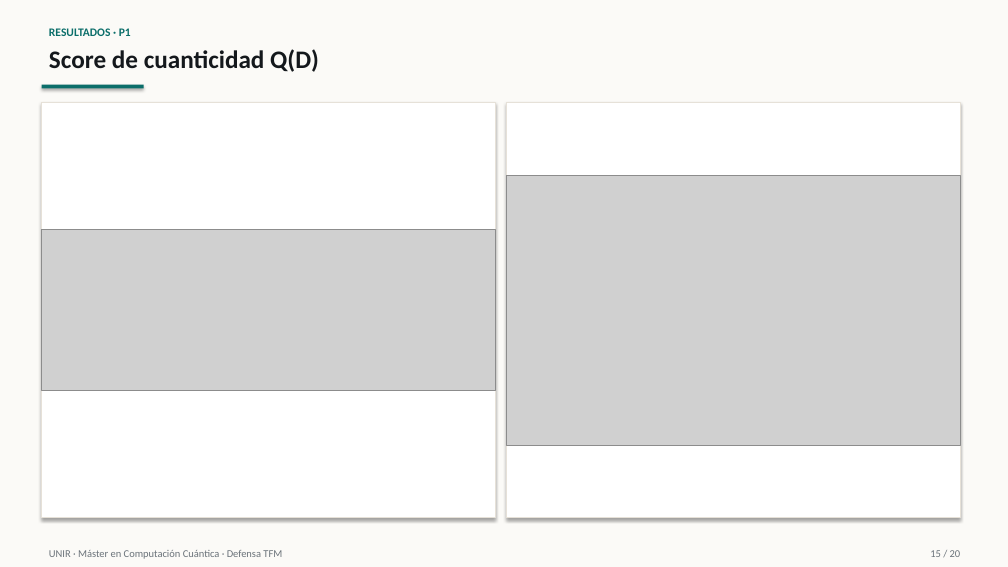
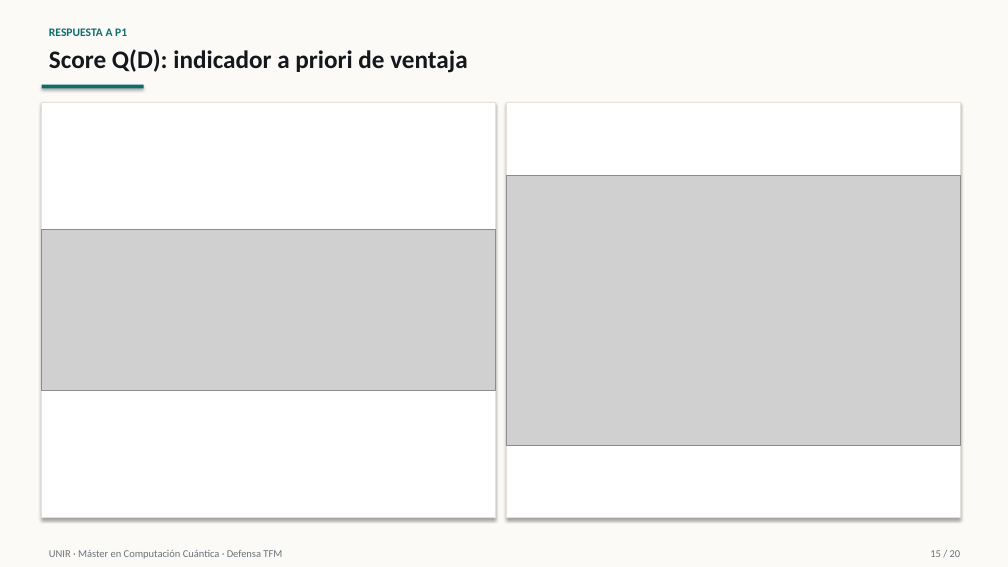
Before and after one commit to juandapradam12/OldUNIR-MasterQC-QuantumAdvantageInDataScienceOld, a slide deck: slide 15 of Entregas/Defensa/Defensa_TFM_QuantumAdvantage.pptx. Drawn at 1008x567 pixels with LibreOffice and Linux fonts; fonts in the diff are those of the drawing; grey boxes stand for pictures. Boxes give left, top, right and bottom in pixels: in the first picture for what was removed or moved away, otherwise in the second. Text is boxed around its words. In the diff, an @@ line names an element or a change of style, - is before the commit and + after.

```diff
--- a/Entregas/Defensa/Defensa_TFM_QuantumAdvantage.pptx
+++ b/Entregas/Defensa/Defensa_TFM_QuantumAdvantage.pptx
@@ text at bbox=[49, 28, 127, 36]: text changed @@
-RESULTADOS · P1
+RESPUESTA A P1
@@ text at bbox=[49, 49, 467, 73]: text changed @@
-Score de cuanticidad Q(D)
+Score Q(D): indicador a priori de ventaja
```
Also in this commit, not shown: 3 other slides changed, 1 other file.
